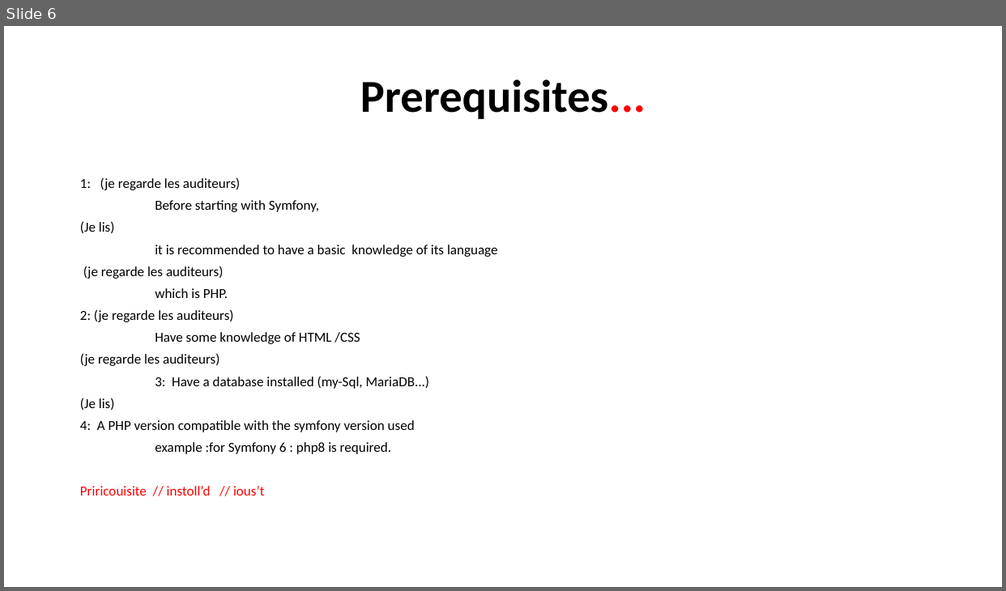
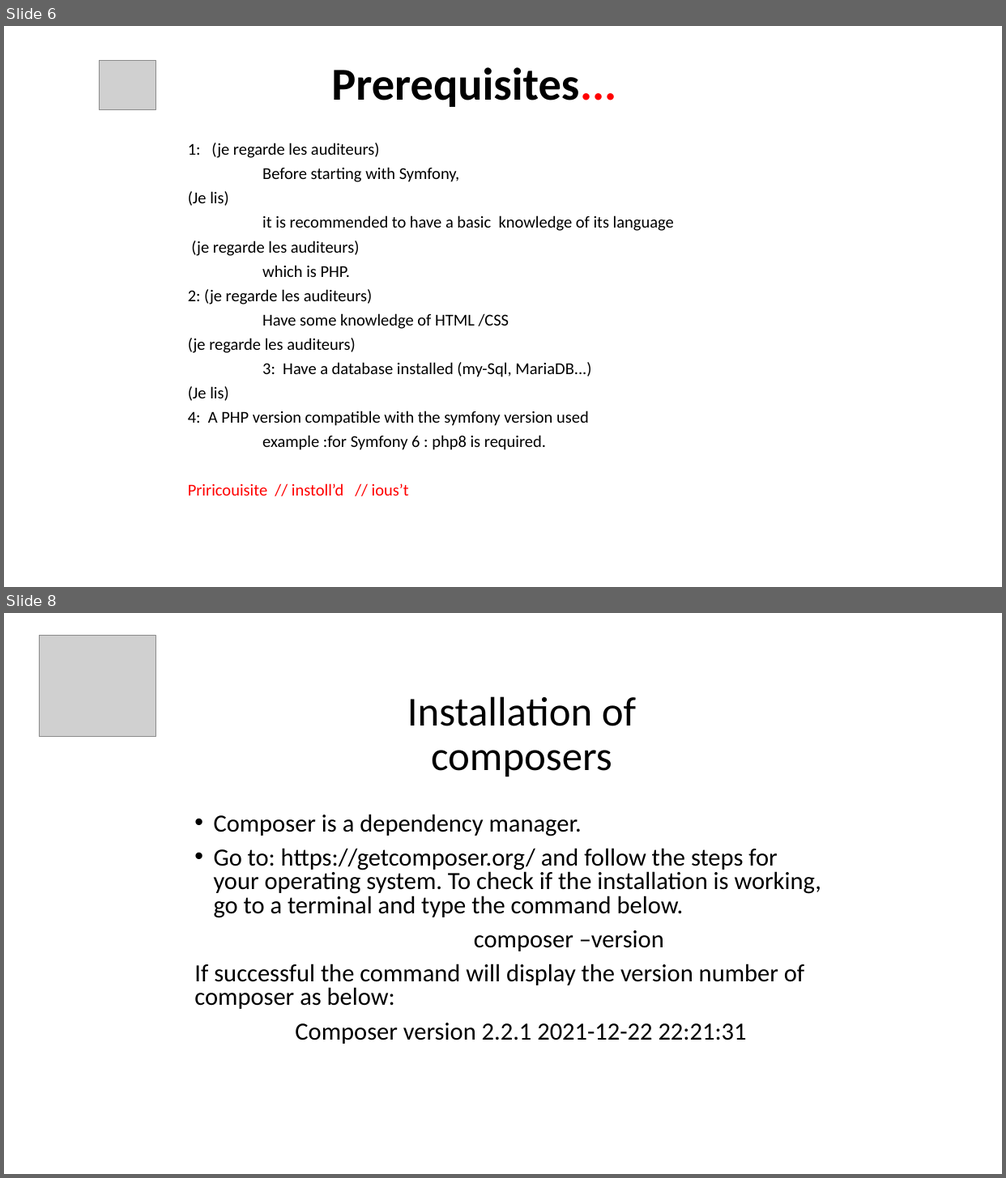
Before and after one commit to Philippe-Da-Costa/PowerPoint, a slide deck: presentation/What the Symfony.pptx. Shown one above the other, each under a label of ours: slide 6 before the commit, slides 6 and 8 after it; the slides between them are not shown. The pictures are 1006x591 and 1006x1178 pixels, drawn with LibreOffice and Linux fonts; fonts in the diff are those of the drawing; grey boxes stand for pictures; background and template pictures are left out. Boxes give left, top, right and bottom in pixels: in the first picture for what was removed or moved away, otherwise in the second. Text is boxed around its words. In the diff, an @@ line names an element or a change of style, - is before the commit and + after.

Commit message:
maj presentation symfony

```diff
--- a/presentation/What the Symfony.pptx
+++ b/presentation/What the Symfony.pptx
@@ slide 8 added at (x1=4, y1=613, x2=1002, y2=1174), background picture (left out) @@
@@ picture added at (x1=40, y1=635, x2=156, y2=736) @@
@@ title added at (x1=407, y1=696, x2=636, y2=777), 39.6 pt, text #000000 @@
+Installation of composers
@@ text added at (x1=194, y1=814, x2=821, y2=1044), 23.8 pt, text #000000 @@
+• Composer is a dependency manager.
+• Go to: https://getcomposer.org/ and follow the steps for your operating system. To check if the installation is working, go to a terminal and type the command below.
+composer –version
+If successful the command will display the version number of composer as below:
+Composer version 2.2.1 2021-12-22 22:21:31
@@ slide 6 changed as well @@
@@ picture added at (x1=99, y1=61, x2=156, y2=110) @@
@@ title "Prerequisites..." moved from (x1=360, y1=79, x2=646, y2=119) to (x1=331, y1=67, x2=616, y2=107) @@
@@ text "1: (je regarde les auditeurs)" moved from (x1=80, y1=177, x2=498, y2=496) to (x1=188, y1=143, x2=674, y2=496) @@
@@ text "1: (je regarde les auditeurs)" at (x1=188, y1=143, x2=674, y2=496): size 13.3 to 16 pt @@
```
Also in this commit, not shown: 5 other slides changed, 4 other slides added, 1 other file.
